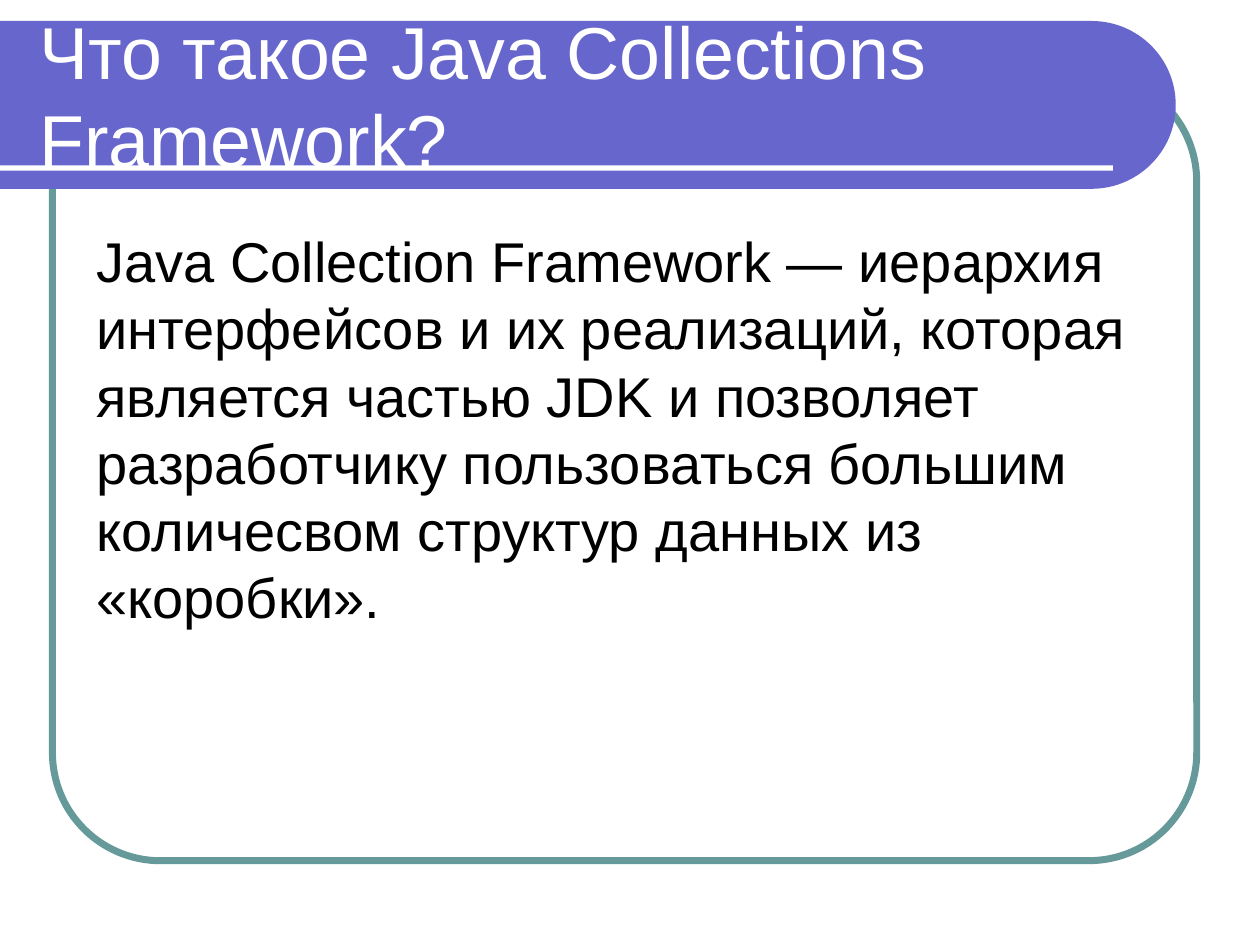
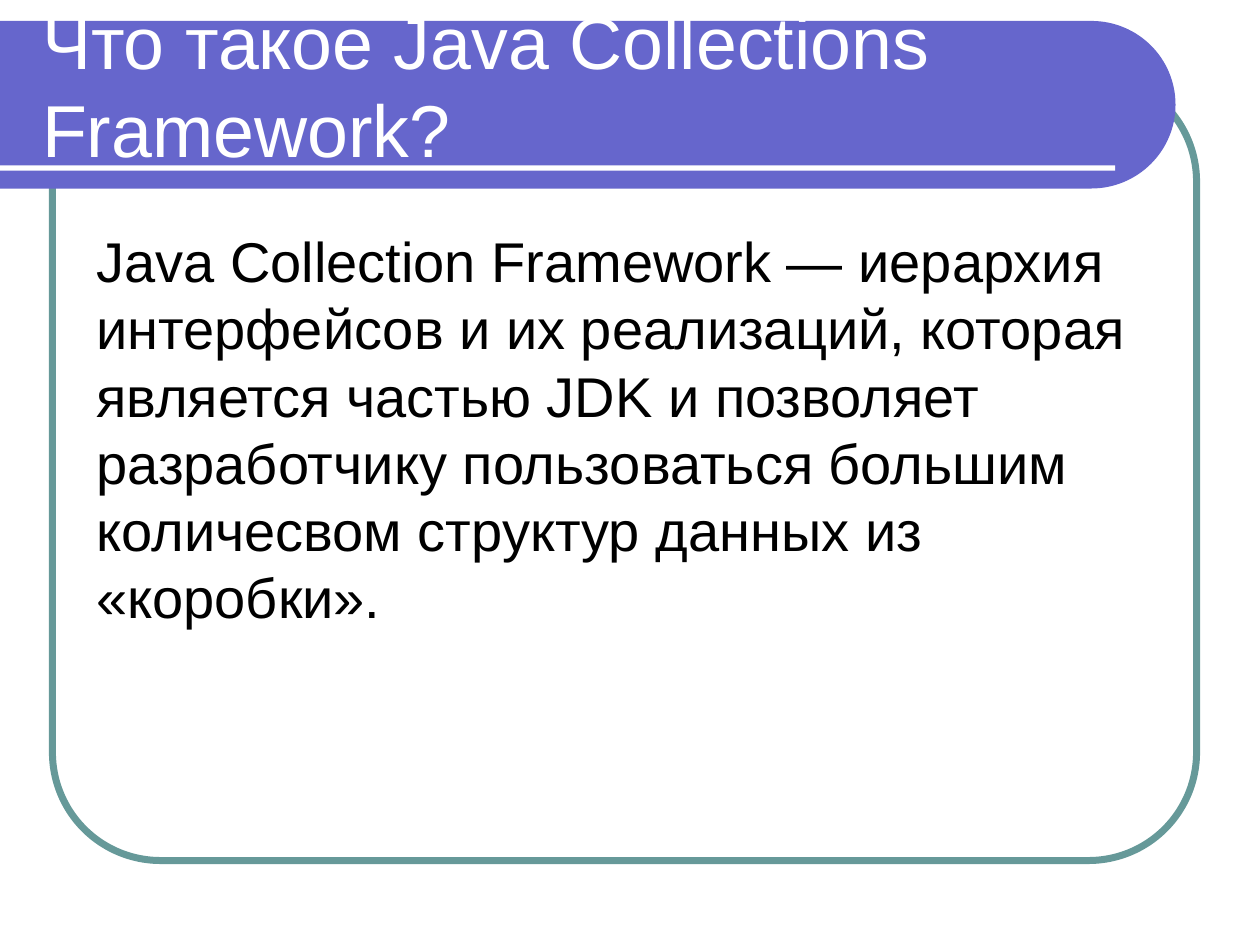
Before and after one commit to maxchv/JavaLessons, a slide deck: slide 2 of Lesson10/JavaCollections.ppt. Drawn at 1260x945 pixels with LibreOffice and Linux fonts; fonts in the diff are those of the drawing. Boxes give left, top, right and bottom in pixels: in the first picture for what was removed or moved away, otherwise in the second. Text is boxed around its words. In the diff, an @@ line names an element or a change of style, - is before the commit and + after.

```diff
--- a/Lesson10/JavaCollections.ppt
+++ b/Lesson10/JavaCollections.ppt
@@ text "Что такое Java Collections Framework?" rewrapped from [39, 25, 926, 171] to [42, 11, 929, 171] @@
```
Also in this commit, not shown: 41 slides added.
